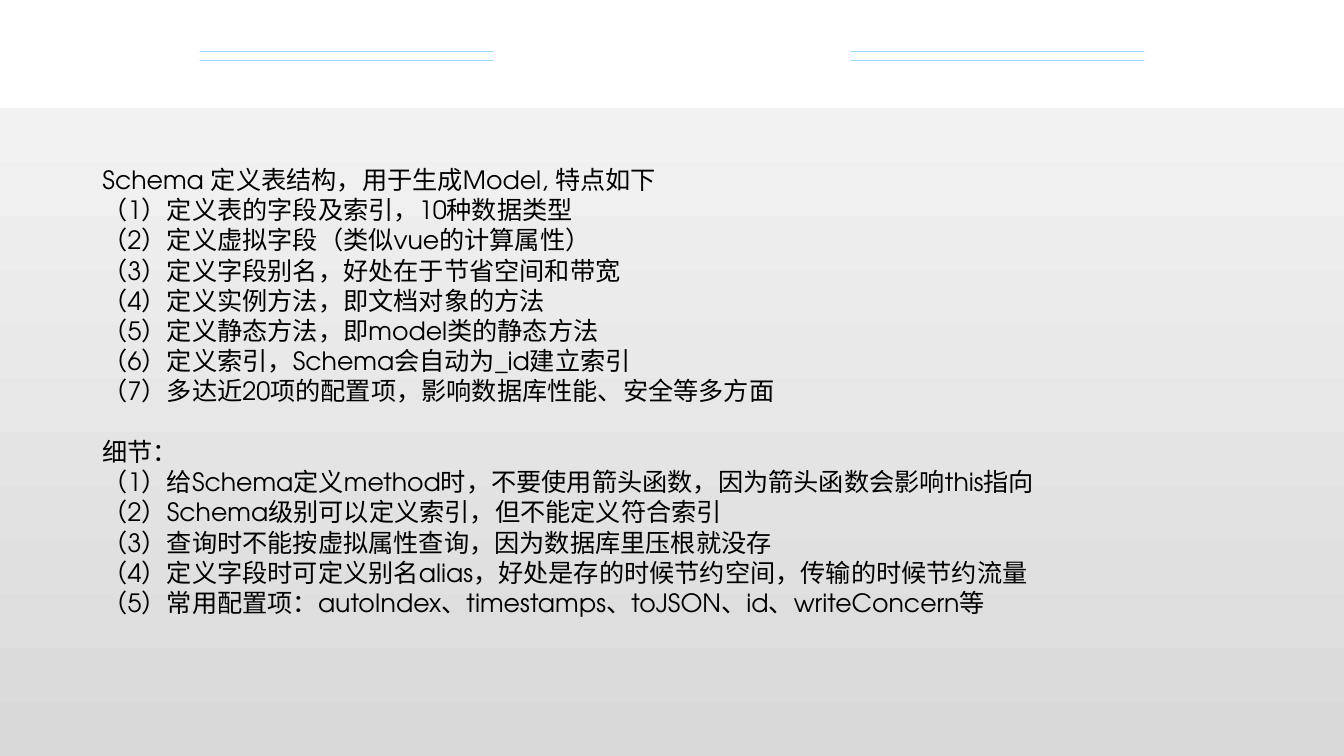
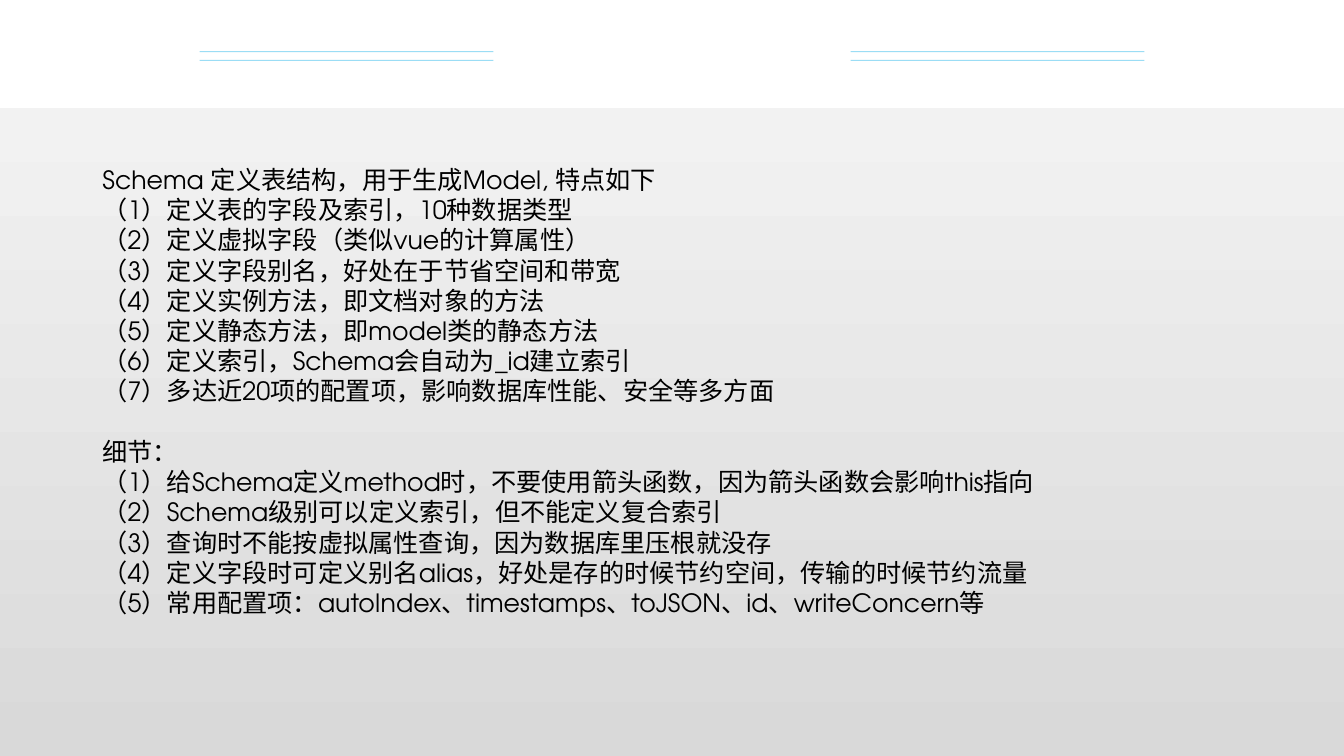
Before and after one commit to XYjourney/mongooseAPI, a slide deck: slide 7 of 再探MongoDB_解晓伟.pptx (slide 6 before the commit). Drawn at 1344x756 pixels with LibreOffice and Linux fonts; fonts in the diff are those of the drawing; background and template pictures are left out. Boxes give left, top, right and bottom in pixels: in the first picture for what was removed or moved away, otherwise in the second. Text is boxed around its words. In the diff, an @@ line names an element or a change of style, - is before the commit and + after.

```diff
--- a/再探MongoDB_解晓伟.pptx
+++ b/再探MongoDB_解晓伟.pptx
@@ text at (102,499,721,524): text changed @@
-（2）Schema级别可以定义索引，但不能定义符合索引
+（2）Schema级别可以定义索引，但不能定义复合索引
```
Also in this commit, not shown: 1 slide added, 2 slides removed.
